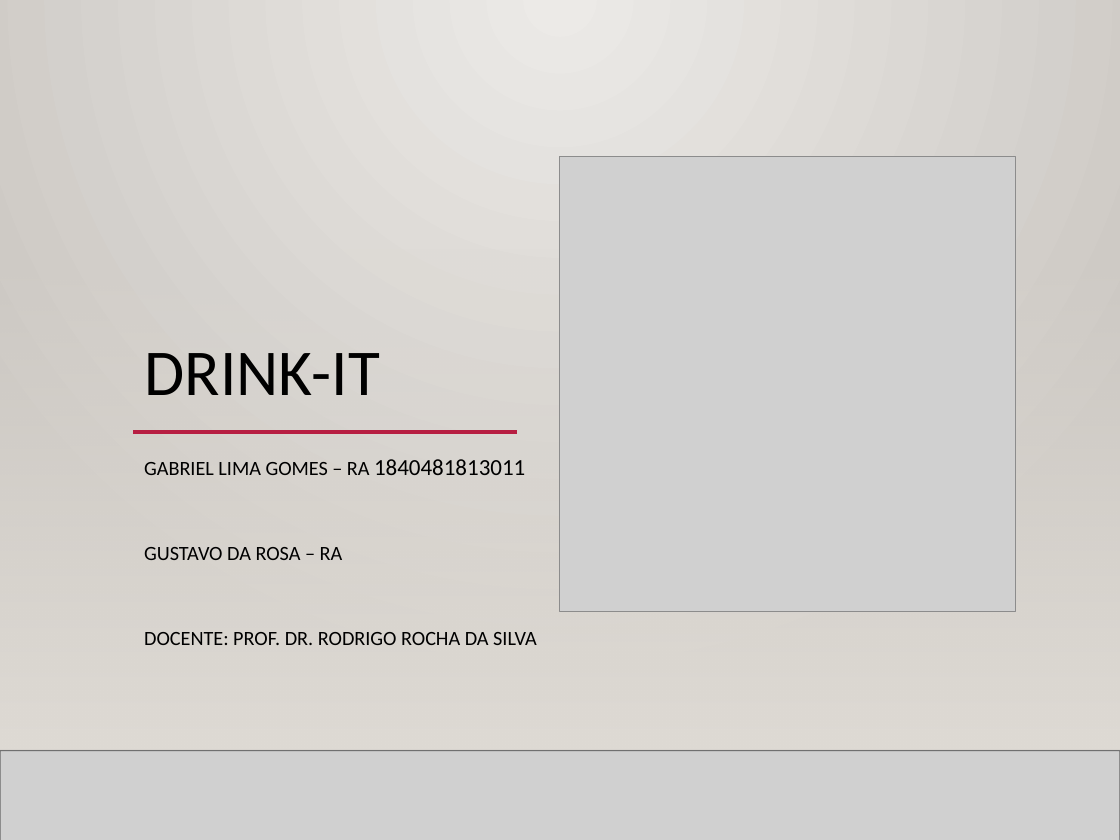
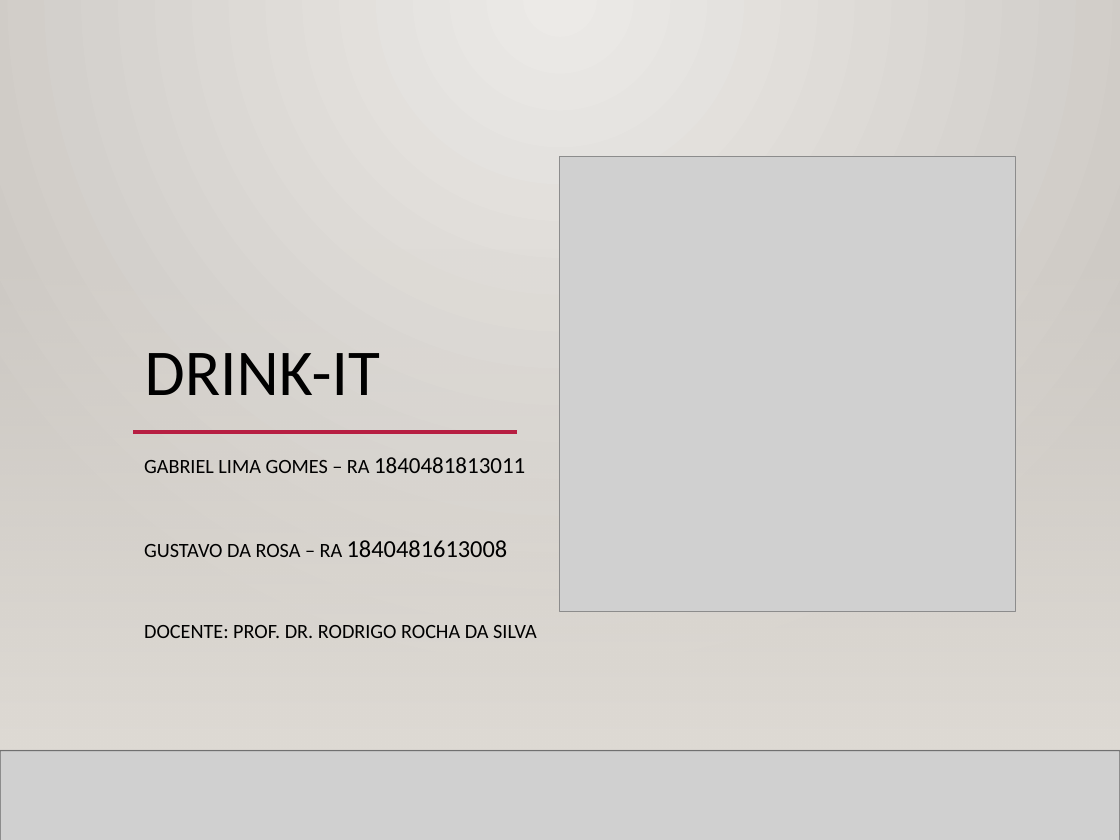
Before and after one commit to gabriellima09/DrinkIt, a slide deck: slide 1 of DrinkIt.WebApp/Artifacts/Apresentação TG - Drink-IT - Gabriel Lima - Gustavo da Rosa.pptx. Drawn at 1120x840 pixels with LibreOffice and Linux fonts; fonts in the diff are those of the drawing; grey boxes stand for pictures; background and template pictures are left out. Boxes give left, top, right and bottom in pixels: in the first picture for what was removed or moved away, otherwise in the second. Text is boxed around its words. In the diff, an @@ line names an element or a change of style, - is before the commit and + after.

Commit message:
correção selenium + slide

```diff
--- a/DrinkIt.WebApp/Artifacts/Apresentação TG - Drink-IT - Gabriel Lima - Gustavo da Rosa.pptx
+++ b/DrinkIt.WebApp/Artifacts/Apresentação TG - Drink-IT - Gabriel Lima - Gustavo da Rosa.pptx
@@ subtitle at bbox=[144, 457, 537, 638]: line spacing 0.9 to 0.8; line spacing 1.1 to 1 @@
@@ subtitle at bbox=[144, 540, 508, 557]: text changed @@
-GUSTAVO DA ROSA – RA
+GUSTAVO DA ROSA – RA 1840481613008
```
Also in this commit, not shown: 1 other file.
